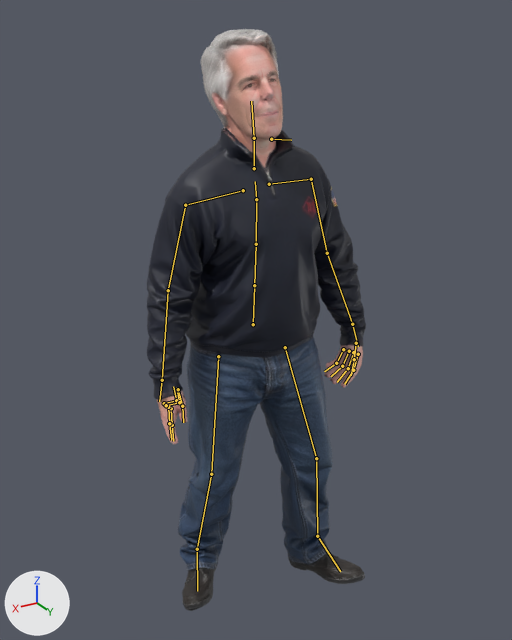
The glTF model Projects/StrongestInHistoryVsToday/res/Models/Characters/Boss/sih_boss.gltf, before and after one commit.
Rendered twice from a 50 mm lens placed at (1.0, 1.672, 1.798), pointed at (-0.001, 0.003, 0.963). Every picture has the same lights, and +X, +Y and +Z are marked at lower left. The picture after the commit comes second. Both versions are drawn at frame 4 of the action 'Sign_Raise'; the numbers are the values there. The bones that change, and the others that lie on the model, are drawn over the model as lines.

Names of what the first picture shows: 'sih_boss', 'sih_boss_head'.
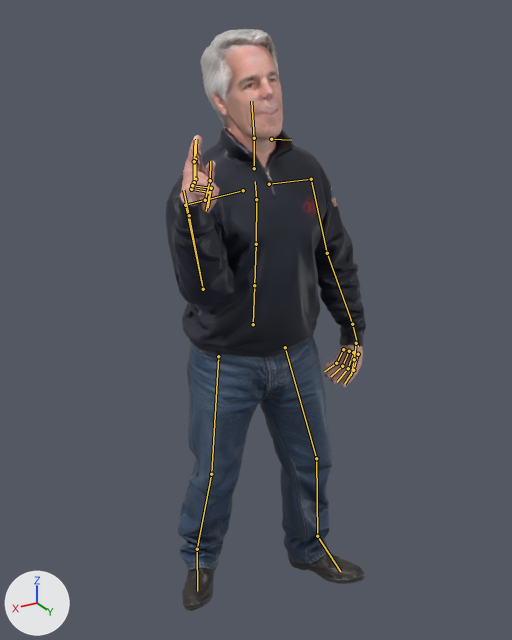
What differs and where, as boxes (x1, y1, x2, y2) in the pictures (512 x 640 px):
```json
{"object": "sih_boss", "change": "posed", "before": [147, 129, 366, 611], "after": [166, 129, 366, 611], "on screen": "9% narrower"}
{"bone": "UpperArm_R", "before": "(185, 205) to (168, 290)", "after": "(185, 205) to (203, 289)"}
{"bone": "LowerArm_R", "before": "(168, 290) to (162, 380)", "after": "(203, 289) to (189, 215)"}
{"bone": "Hand_R", "before": "(162, 380) to (159, 401)", "after": "(189, 215) to (183, 190)"}
```

The change, as JSON lines over the scene's bpy script:
```json
{"block": "bone_upperarm_r", "where": "bone_upperarm_r = bpy.data.objects['Armature'].pose.bones['UpperArm_R']  # child of 'Shoulder_R'"}
{"op": "set", "path": "bone_upperarm_r.rotation_quaternion", "old": "(0.999, -0.011, 0.017, 0.028)", "new": "(0.915, 0.317, 0.021, 0.248)", "note": "degrees (-1, 2, 3) -> degrees (37, -7, 28)"}
{"block": "bone_lowerarm_r", "where": "bone_lowerarm_r = bpy.data.objects['Armature'].pose.bones['LowerArm_R']  # child of 'UpperArm_R'"}
{"op": "set", "path": "bone_lowerarm_r.rotation_quaternion", "old": "(0.994, -0.074, 0.017, 0.081)", "new": "(0.774, 0.599, 0.018, -0.205)", "note": "degrees (-8, 3, 9) -> degrees (73, 16, -18)"}
{"block": "bone_hand_r", "where": "bone_hand_r = bpy.data.objects['Armature'].pose.bones['Hand_R']  # child of 'LowerArm_R'"}
{"op": "set", "path": "bone_hand_r.rotation_quaternion", "old": "(1.0, 0.016, -0.006, -0.014)", "new": "(0.971, 0.222, 0.011, 0.089)", "note": "degrees (2, -1, -2) -> degrees (26, -1, 10)"}
```
